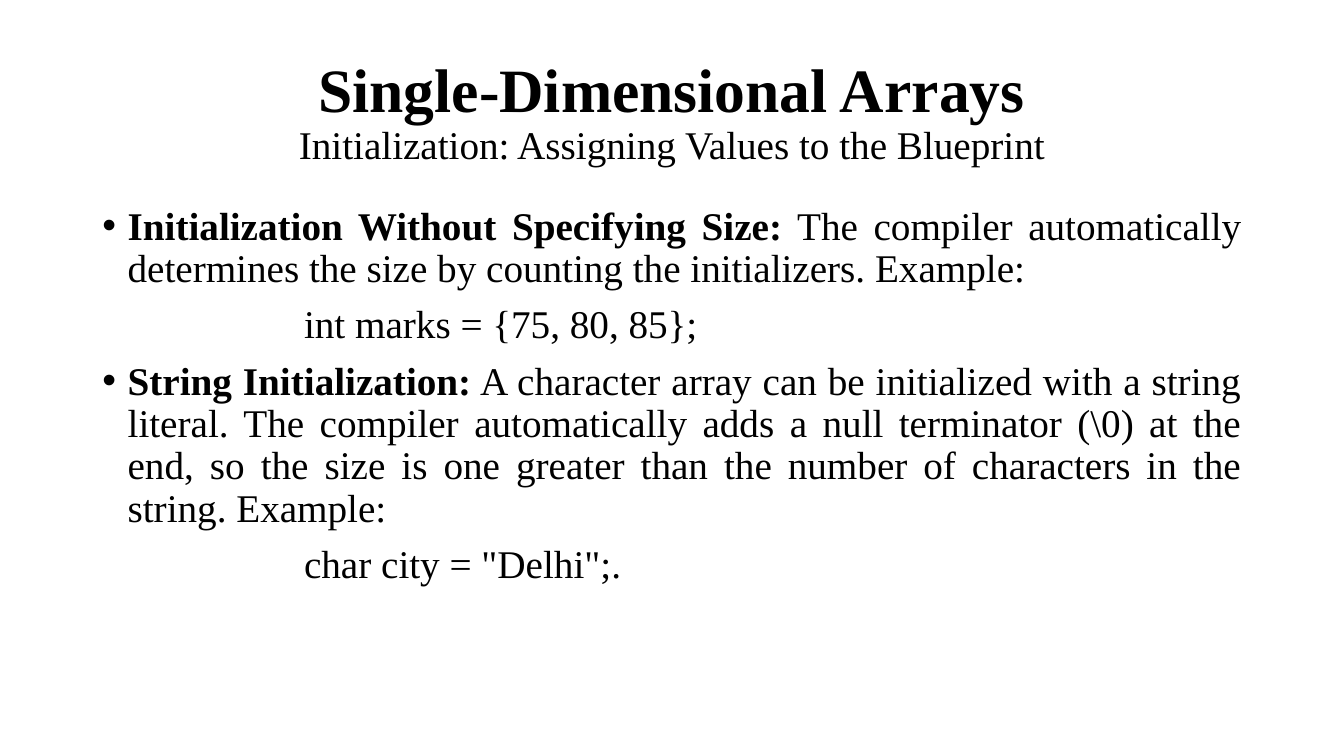
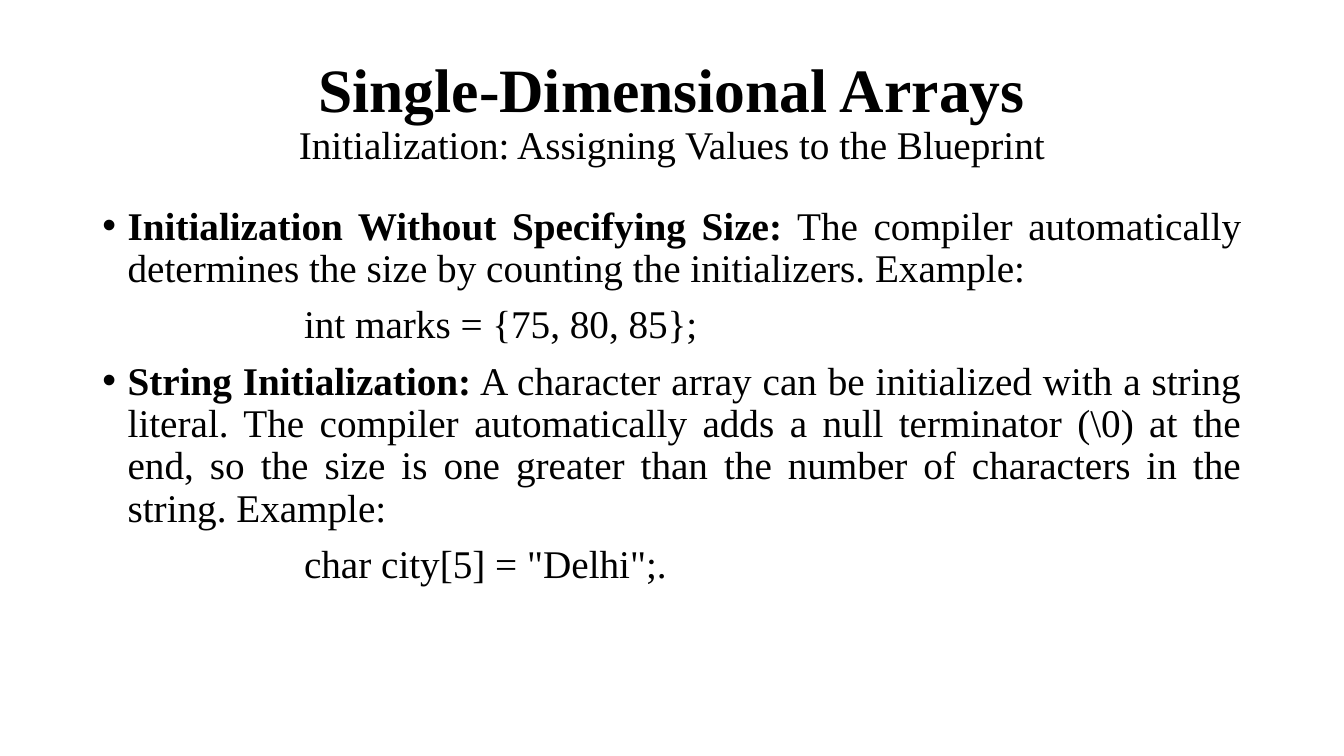
Before and after one commit to Anugrahashaju/S3_Programming_In_C, a slide deck: slide 7 of THEORY/MODULE_2/MODULE2.pptx. Drawn at 1344x756 pixels with LibreOffice and Linux fonts; fonts in the diff are those of the drawing. Boxes give left, top, right and bottom in pixels: in the first picture for what was removed or moved away, otherwise in the second. Text is boxed around its words. In the diff, an @@ line names an element or a change of style, - is before the commit and + after.

```diff
--- a/THEORY/MODULE_2/MODULE2.pptx
+++ b/THEORY/MODULE_2/MODULE2.pptx
@@ text at [304,550,667,586]: text changed @@
-char city = "Delhi";.
+char city[5] = "Delhi";.
```
Also in this commit, not shown: 2 other slides changed, 2 slides removed, 6 other files.
